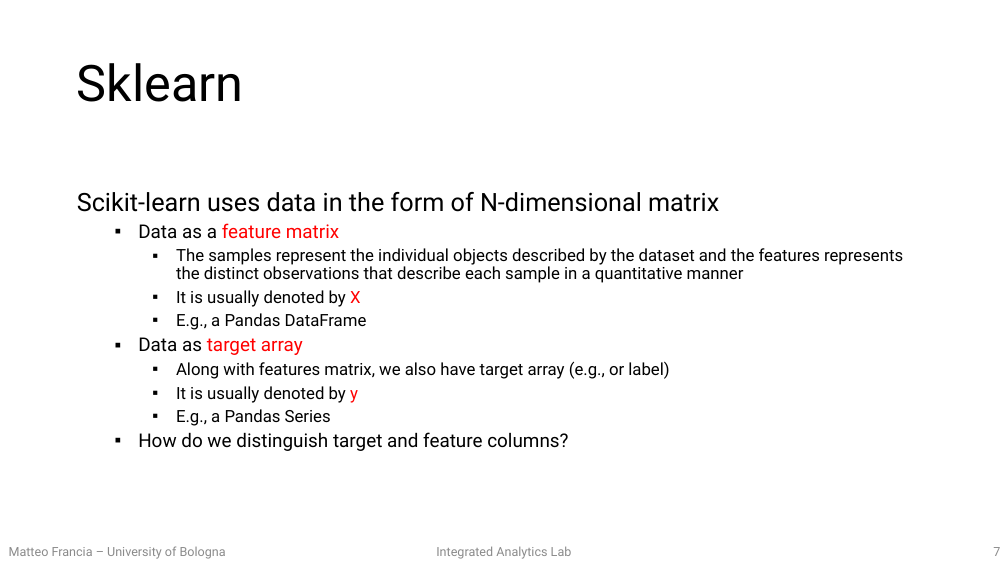
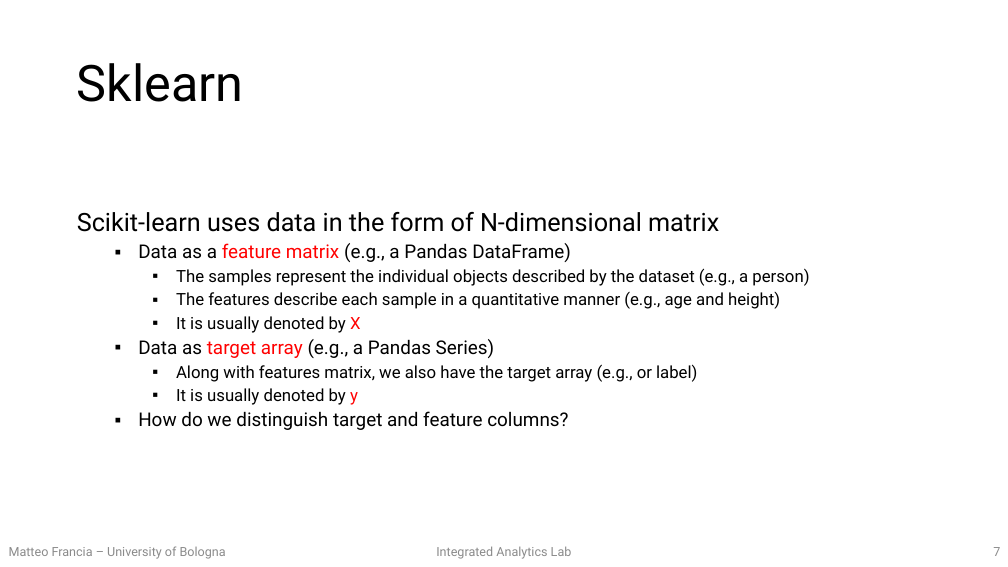
Before and after one commit to w4bo/teaching-handsondatapipelines, a slide deck: slide 7 of 02-MachineLearning/02-slides.pptx. Drawn at 1008x567 pixels with LibreOffice and Linux fonts; fonts in the diff are those of the drawing. Boxes give left, top, right and bottom in pixels: in the first picture for what was removed or moved away, otherwise in the second. Text is boxed around its words. In the diff, an @@ line names an element or a change of style, - is before the commit and + after.

```diff
--- a/02-MachineLearning/02-slides.pptx
+++ b/02-MachineLearning/02-slides.pptx
@@ text at bbox=[138, 243, 809, 309]: text changed @@
-  ▪ Data as a feature matrix
-    ▪ The samples represent the individual objects described by the dataset and the features represents the distinct observations that describe each sample in a quantitative manner
+  ▪ Data as a feature matrix (e.g., a Pandas DataFrame)
+    ▪ The samples represent the individual objects described by the dataset (e.g., a person)
+    ▪ The features describe each sample in a quantitative manner (e.g., age and height)
@@ text at bbox=[138, 339, 697, 382]: text changed @@
-    ▪ E.g., a Pandas DataFrame
-  ▪ Data as target array
-    ▪ Along with features matrix, we also have target array (e.g., or label)
+  ▪ Data as target array (e.g., a Pandas Series)
+    ▪ Along with features matrix, we also have the target array (e.g., or label)
@@ text at bbox=[176, 409, 331, 426]: paragraph removed @@
-    ▪ E.g., a Pandas Series
```
Also in this commit, not shown: 6 other slides changed, 1 slide added, 1 other file.
